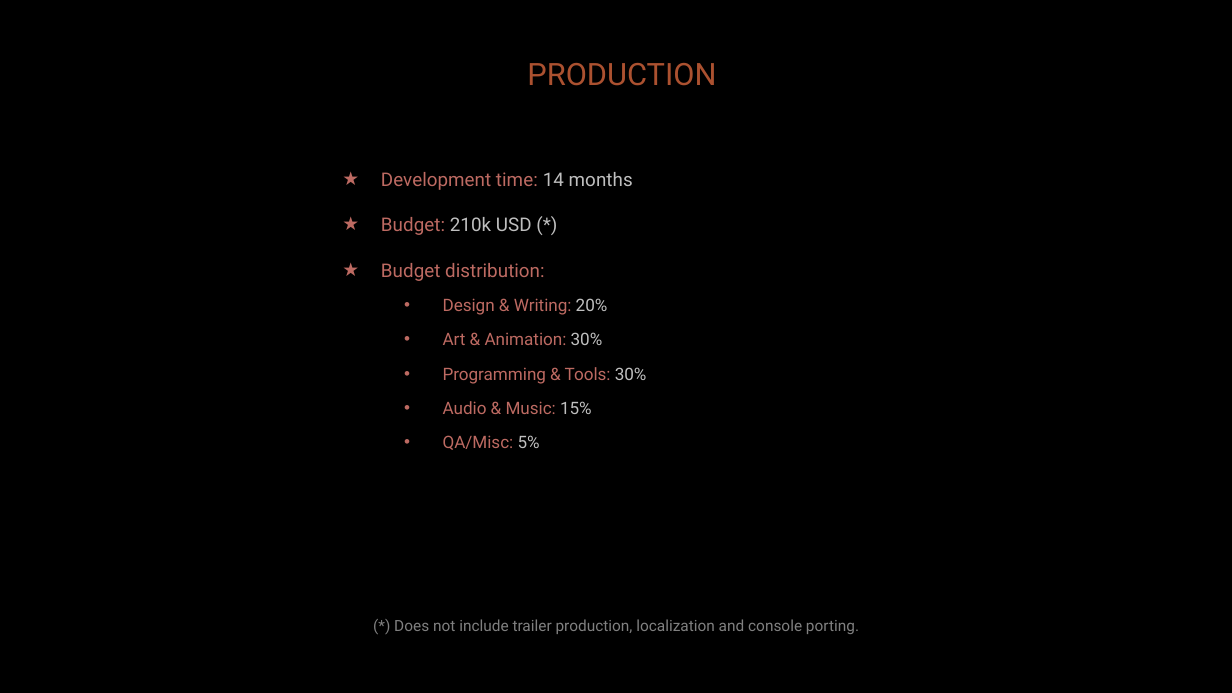
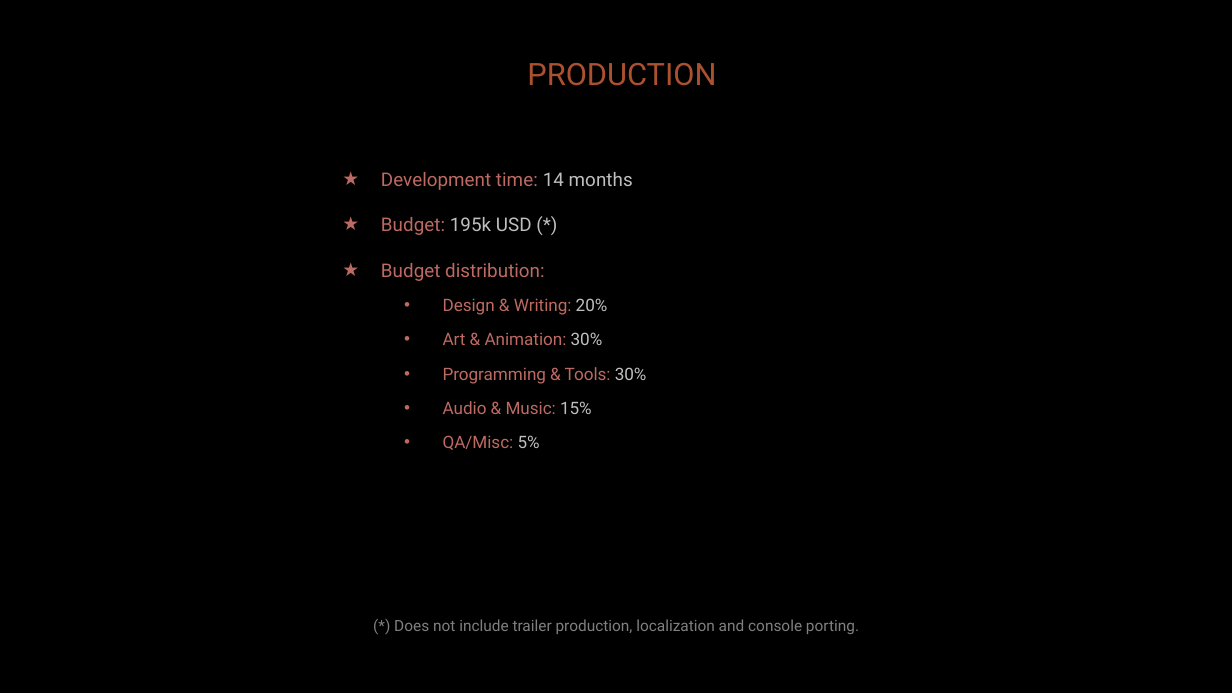
Before and after one commit to diegohcanepa/Remizione, a slide deck: slide 13 of Pitch Deck.pptx. Drawn at 1232x693 pixels with LibreOffice and Linux fonts; fonts in the diff are those of the drawing; background and template pictures are left out. Boxes give left, top, right and bottom in pixels: in the first picture for what was removed or moved away, otherwise in the second. Text is boxed around its words. In the diff, an @@ line names an element or a change of style, - is before the commit and + after.

```diff
--- a/Pitch Deck.pptx
+++ b/Pitch Deck.pptx
@@ subtitle at box(381, 217, 532, 235): text changed @@
-★ Budget: 210k USD (*)
+★ Budget: 195k USD (*)
```
Also in this commit, not shown: 5 other slides changed.
